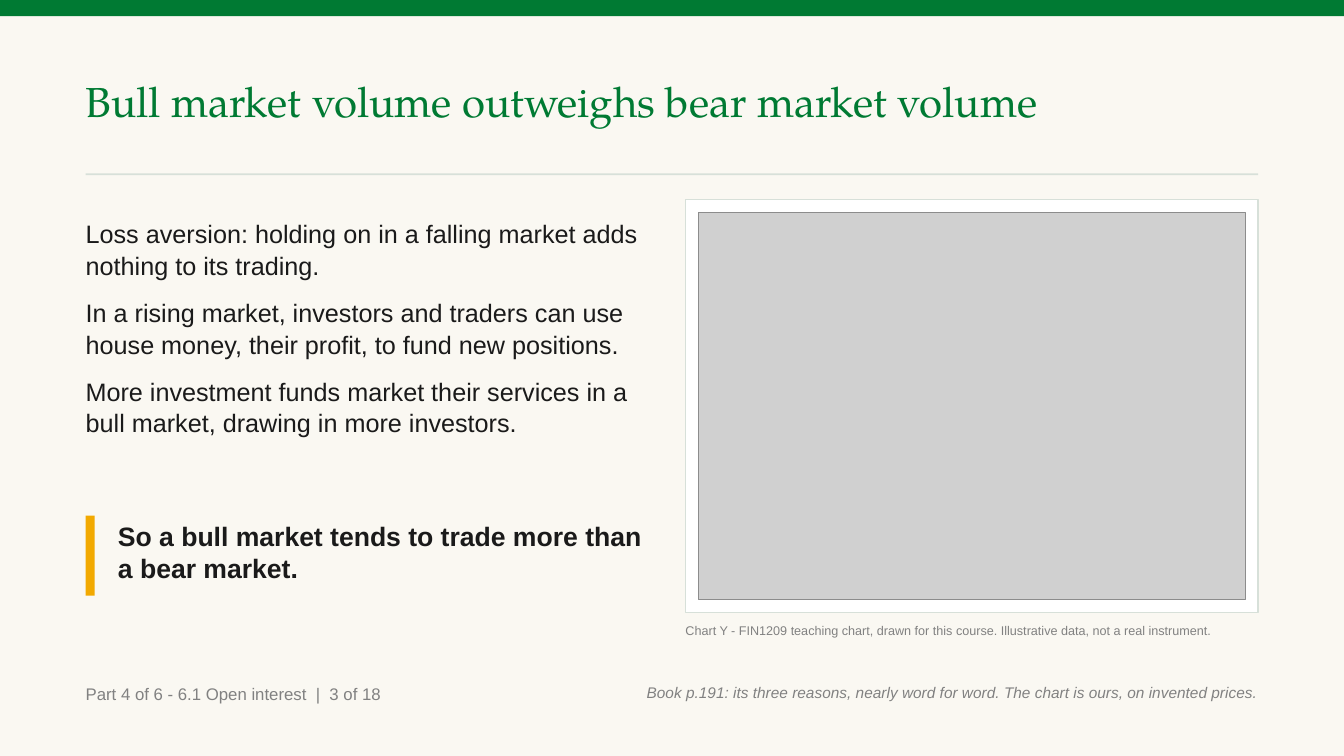
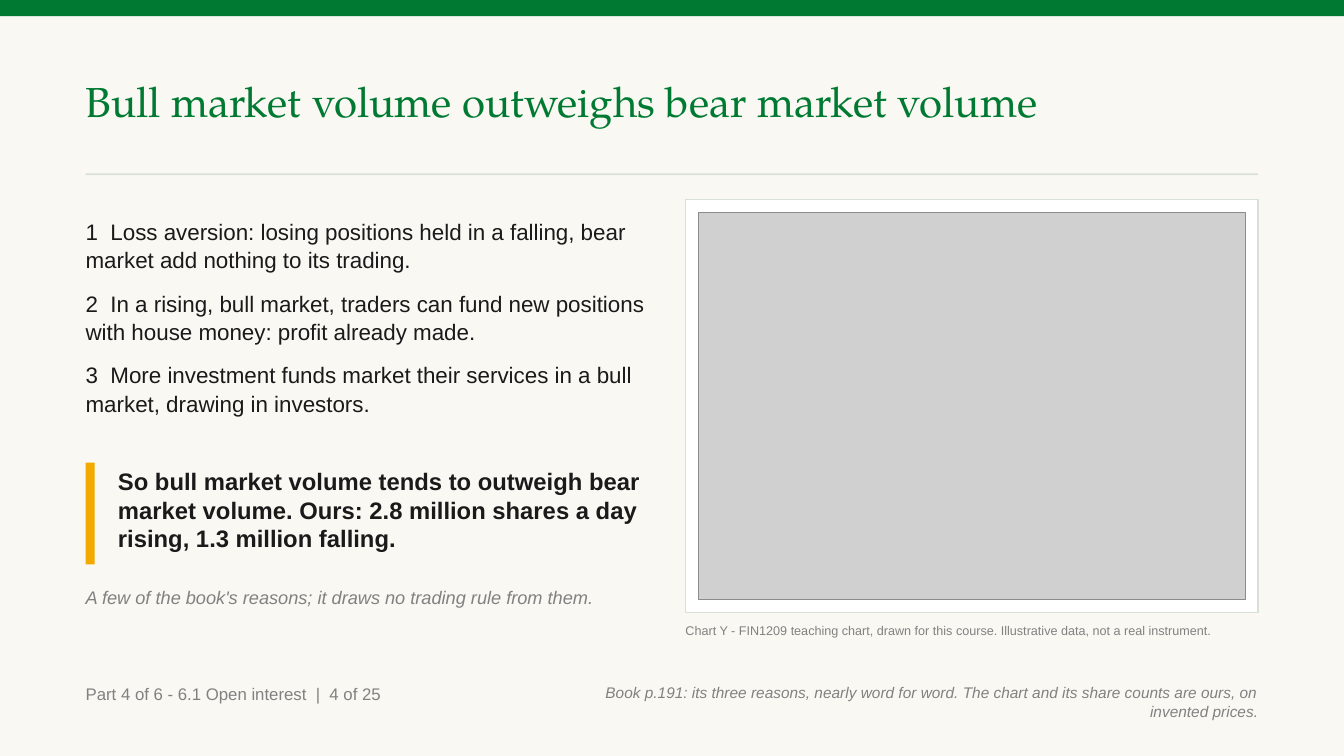
Before and after one commit to benjiesotelo-sudo/Telos_FIN1209, a slide deck: slide 55 of chapter-06/FIN1209-Chapter-06-Student-Edition.pptx (slide 58 before the commit). Drawn at 1344x756 pixels with LibreOffice and Linux fonts; fonts in the diff are those of the drawing; grey boxes stand for pictures. Boxes give left, top, right and bottom in pixels: in the first picture for what was removed or moved away, otherwise in the second. Text is boxed around its words. In the diff, an @@ line names an element or a change of style, - is before the commit and + after.

```diff
--- a/chapter-06/FIN1209-Chapter-06-Student-Edition.pptx
+++ b/chapter-06/FIN1209-Chapter-06-Student-Edition.pptx
@@ text at (86,223,644,417): text changed; size 18 to 16 pt @@
-Loss aversion: holding on in a falling market adds nothing to its trading.
-In a rising market, investors and traders can use house money, their profit, to fund new positions.
-More investment funds market their services in a bull market, drawing in more investors.
+1 Loss aversion: losing positions held in a falling, bear market add nothing to its trading.
+2 In a rising, bull market, traders can fund new positions with house money: profit already made.
+3 More investment funds market their services in a bull market, drawing in investors.
@@ rectangle: place and size @@
-rectangle at (86,516,95,596)
+rectangle at (86,463,95,565)
@@ text at (118,472,639,552): text changed; size 19 to 17 pt @@
-So a bull market tends to trade more than a bear market.
+So bull market volume tends to outweigh bear market volume. Ours: 2.8 million shares a day rising, 1.3 million falling.
@@ text added at (86,591,593,608), 13 pt, text #818181, italic @@
+A few of the book's reasons; it draws no trading rule from them.
@@ text at (86,688,381,704): text changed @@
-Part 4 of 6 - 6.1 Open interest | 3 of 18
+Part 4 of 6 - 6.1 Open interest | 4 of 25
@@ text at (605,687,1258,720): text changed @@
-Book p.191: its three reasons, nearly word for word. The chart is ours, on invented prices.
+Book p.191: its three reasons, nearly word for word. The chart and its share counts are ours, on invented prices.
```
Also in this commit, not shown: 31 other slides changed, 6 slides added, 3 slides removed, 3 other files.
